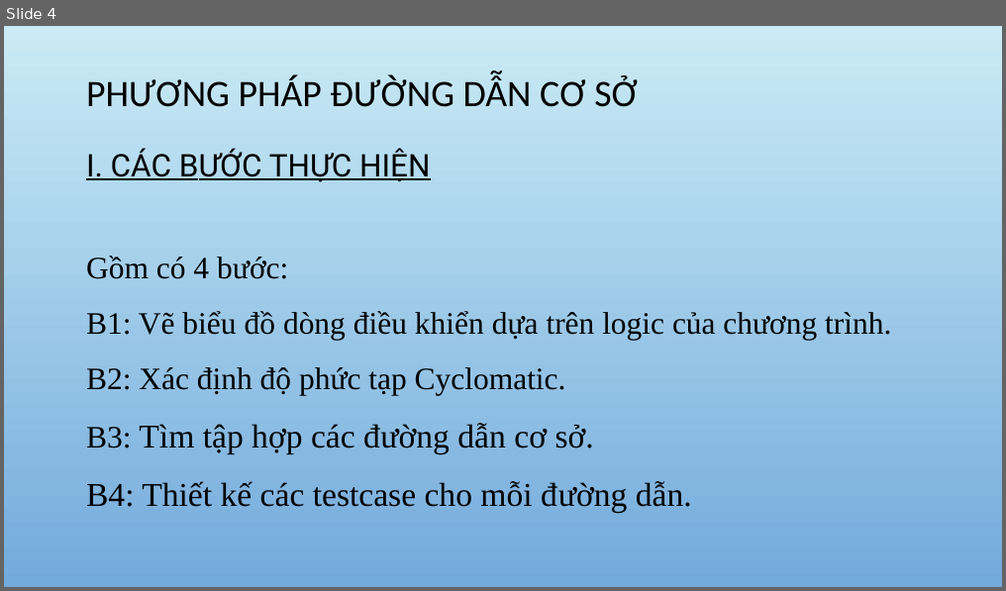
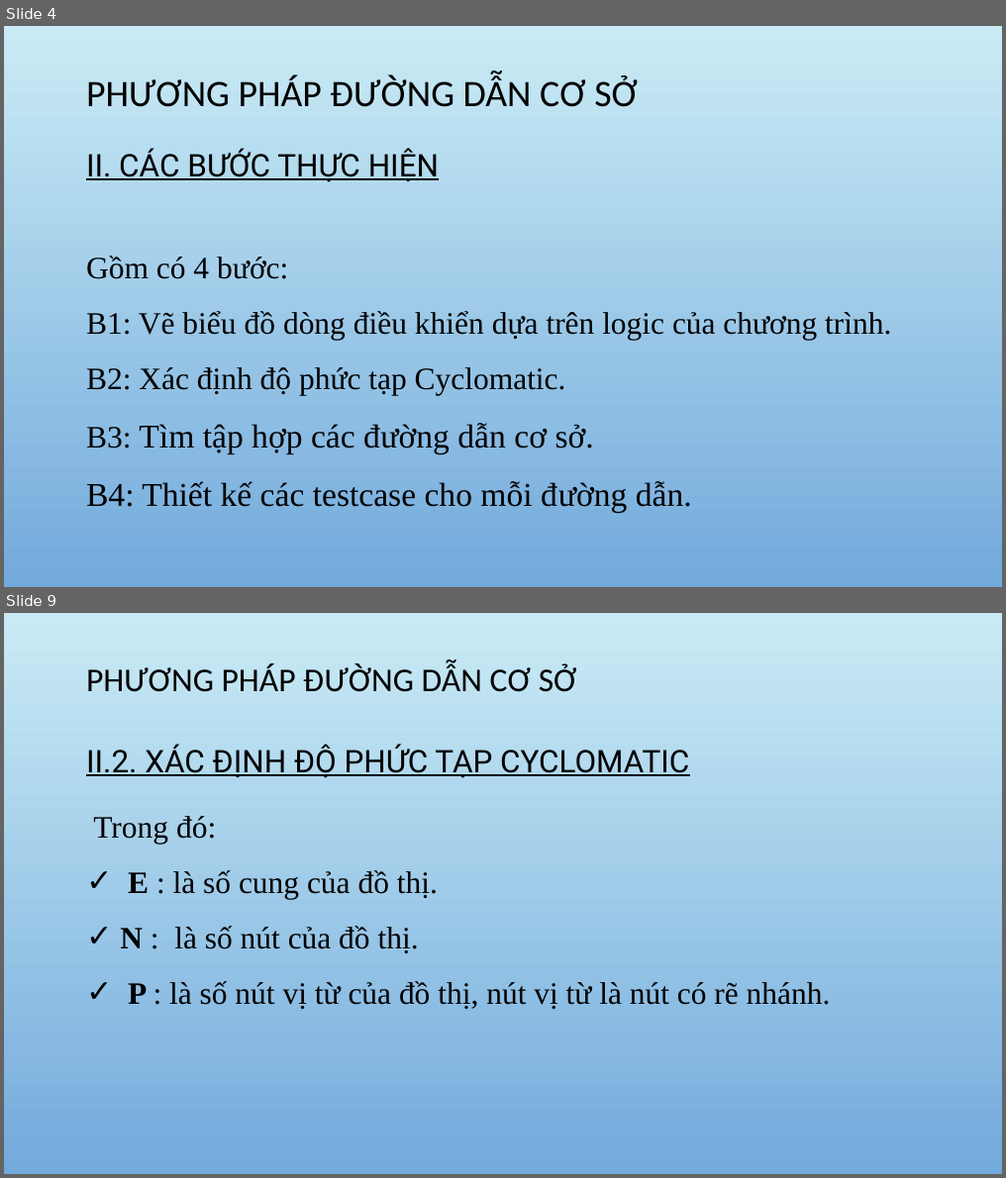
Before and after one commit to DoAnCNDD/CNDD, a slide deck: CNPM.pptx. Shown one above the other, each under a label of ours: slide 4 before the commit, slides 4 and 9 after it; the slides between them are not shown. The pictures are 1006x591 and 1006x1178 pixels, drawn with LibreOffice and Linux fonts; fonts in the diff are those of the drawing; background and template pictures are left out. Boxes give left, top, right and bottom in pixels: in the first picture for what was removed or moved away, otherwise in the second. Text is boxed around its words. In the diff, an @@ line names an element or a change of style, - is before the commit and + after.

```diff
--- a/CNPM.pptx
+++ b/CNPM.pptx
@@ slide 9 added at bbox=[4, 613, 1002, 1174], background picture (left out) @@
@@ title added at bbox=[86, 664, 577, 692], 32 pt, text #000000 @@
+PHƯƠNG PHÁP ĐƯỜNG DẪN CƠ SỞ
@@ text added at bbox=[86, 744, 689, 778], 30 pt, text #000000, underline @@
+II.2. XÁC ĐỊNH ĐỘ PHỨC TẠP CYCLOMATIC
@@ text added at bbox=[93, 816, 831, 1009], 30 pt, text #000000 @@
+Trong đó:
+✓ E : là số cung của đồ thị.
+✓ N : là số nút của đồ thị.
+✓ P : là số nút vị từ của đồ thị, nút vị từ là nút có rẽ nhánh.
@@ slide 4 changed as well @@
@@ text at bbox=[86, 148, 439, 182]: text changed @@
-I. CÁC BƯỚC THỰC HIỆN
+II. CÁC BƯỚC THỰC HIỆN
```
Also in this commit, not shown: 4 other slides changed, 16 other slides added.
